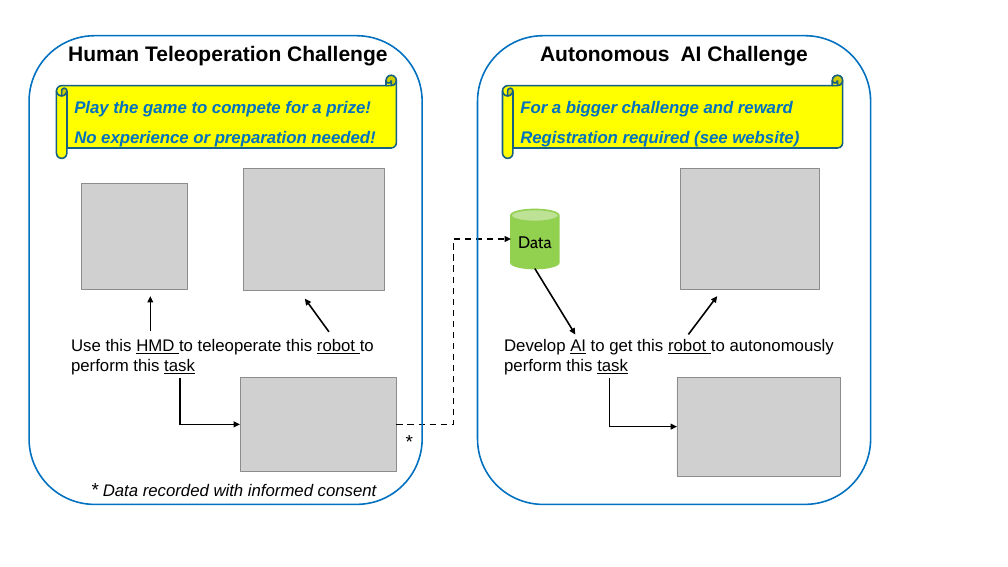
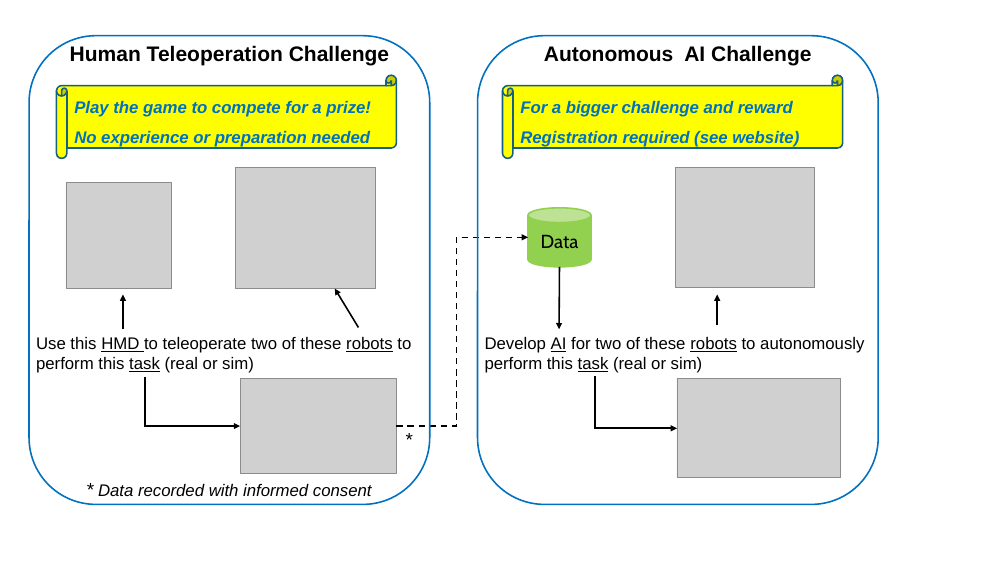
Before and after one commit to surgical-robotics-ai/surgical-robotics-ai.github.io, a slide deck: slide 1 of icra-competition-2026/Overview.pptx. Drawn at 1008x567 pixels with LibreOffice and Linux fonts; fonts in the diff are those of the drawing; grey boxes stand for pictures. Boxes give left, top, right and bottom in pixels: in the first picture for what was removed or moved away, otherwise in the second. Text is boxed around its words. In the diff, an @@ line names an element or a change of style, - is before the commit and + after.

```diff
--- a/icra-competition-2026/Overview.pptx
+++ b/icra-competition-2026/Overview.pptx
@@ rounded rectangle: place and size @@
-rounded rectangle at <box>29,36,422,504</box>
+rounded rectangle at <box>29,36,430,504</box>
@@ text "Autonomous AI Challenge": place and size @@
-text "Autonomous AI Challenge" at <box>540,45,807,66</box>
+text "Autonomous AI Challenge" at <box>544,45,811,66</box>
@@ rounded rectangle: place and size @@
-rounded rectangle at <box>478,36,871,504</box>
+rounded rectangle at <box>478,36,879,504</box>
@@ text in horizontal scroll at <box>74,131,370,147</box>: text changed @@
-No experience or preparation needed!
+No experience or preparation needed
@@ picture: place and size @@
-picture at <box>243,169,384,290</box>
+picture at <box>235,167,376,289</box>
@@ picture: place and size @@
-picture at <box>681,169,820,289</box>
+picture at <box>676,167,815,287</box>
@@ picture: place and size @@
-picture at <box>82,184,188,290</box>
+picture at <box>66,183,172,289</box>
@@ cylinder "Data": place and size @@
-cylinder "Data" at <box>511,209,559,268</box>
+cylinder "Data" at <box>528,208,591,267</box>
@@ cylinder "Data" at <box>528,208,591,267</box>: size 16 to 18 pt @@
@@ elbow arrow moved from (396, 424) - (511, 239) to (396, 426) - (528, 237) @@
@@ arrow moved from (535, 268) - (575, 334) to (560, 267) - (560, 330) @@
@@ arrow moved from (150, 331) - (150, 296) to (123, 330) - (123, 295) @@
@@ arrow moved from (329, 332) - (305, 299) to (358, 327) - (335, 289) @@
@@ arrow moved from (689, 334) - (718, 296) to (718, 325) - (718, 295) @@
@@ text at <box>36,337,411,373</box>: text changed @@
-Use this HMD to teleoperate this robot to perform this task
+Use this HMD to teleoperate two of these robots to perform this task (real or sim)
@@ text at <box>485,337,864,373</box>: text changed @@
-Develop AI to get this robot to autonomously perform this task
+Develop AI for two of these robots to autonomously perform this task (real or sim)
@@ elbow arrow moved from (180, 378) - (240, 424) to (145, 377) - (240, 426) @@
@@ elbow arrow moved from (609, 378) - (677, 426) to (595, 377) - (677, 428) @@
@@ text "* Data recorded with informed ..." at <box>98,484,372,496</box>: alignment left to centre @@
```
Also in this commit, not shown: 2 other files.
